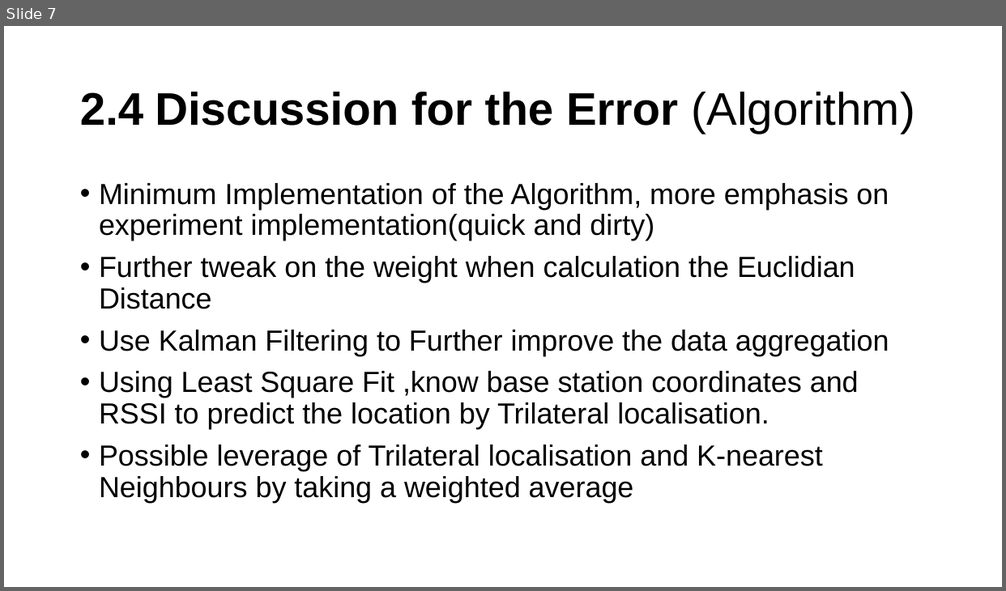
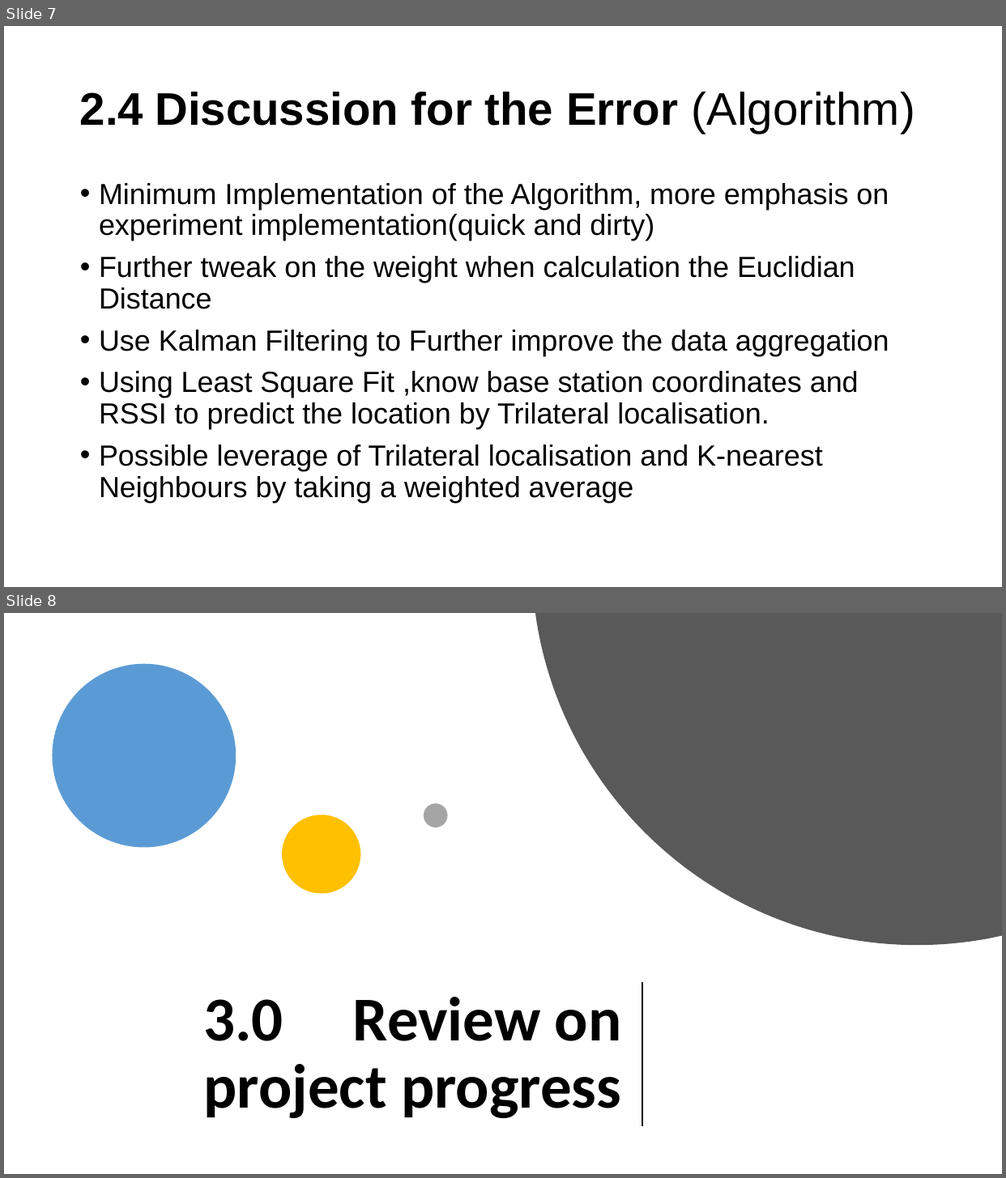
Before and after one commit to xzho2604/iot_project, a slide deck: report/iot_presentation2.pptx. Shown one above the other, each under a label of ours: slide 7 before the commit, slides 7 and 8 after it. The pictures are 1006x591 and 1006x1178 pixels, drawn with LibreOffice and Linux fonts; fonts in the diff are those of the drawing. Boxes give left, top, right and bottom in pixels: in the first picture for what was removed or moved away, otherwise in the second. Text is boxed around its words. In the diff, an @@ line names an element or a change of style, - is before the commit and + after.

```diff
--- a/report/iot_presentation2.pptx
+++ b/report/iot_presentation2.pptx
@@ slide 8 added at (4,613,1002,1174), background #FFFFFF @@
@@ freeform shape added at (535,613,1002,945), fill #595959 @@
@@ ellipse added at (52,664,236,847), fill #5B9BD5 @@
@@ ellipse added at (424,804,448,828), fill #A5A5A5 @@
@@ ellipse added at (282,815,360,894), fill #FFC000 @@
@@ title added at (203,997,622,1118), 60 pt, text #000000, bold @@
+3.0 Review on project progress
@@ line added from (642, 983) to (642, 1126), #000000 1.5 pt @@
```
Also in this commit, not shown: 5 other slides added.
